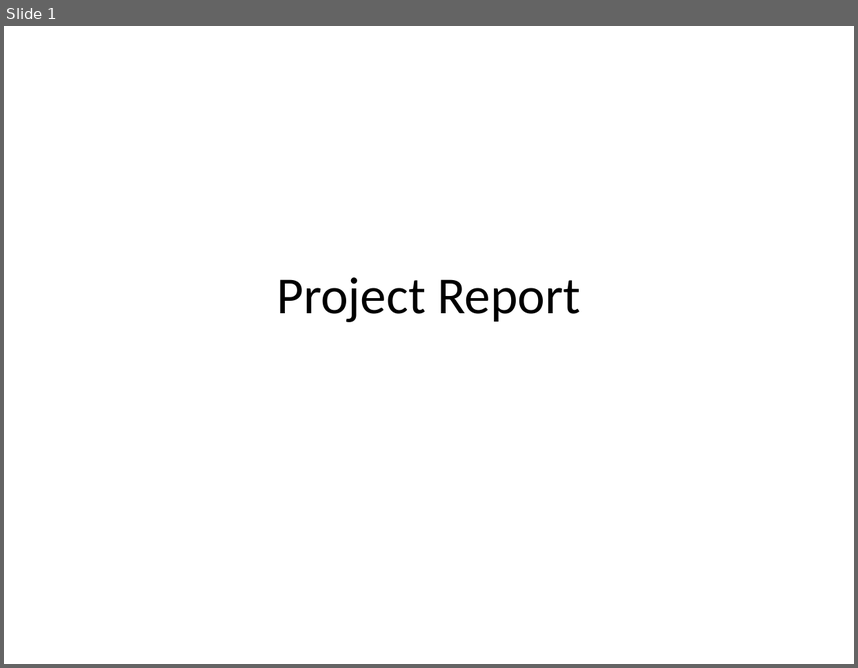
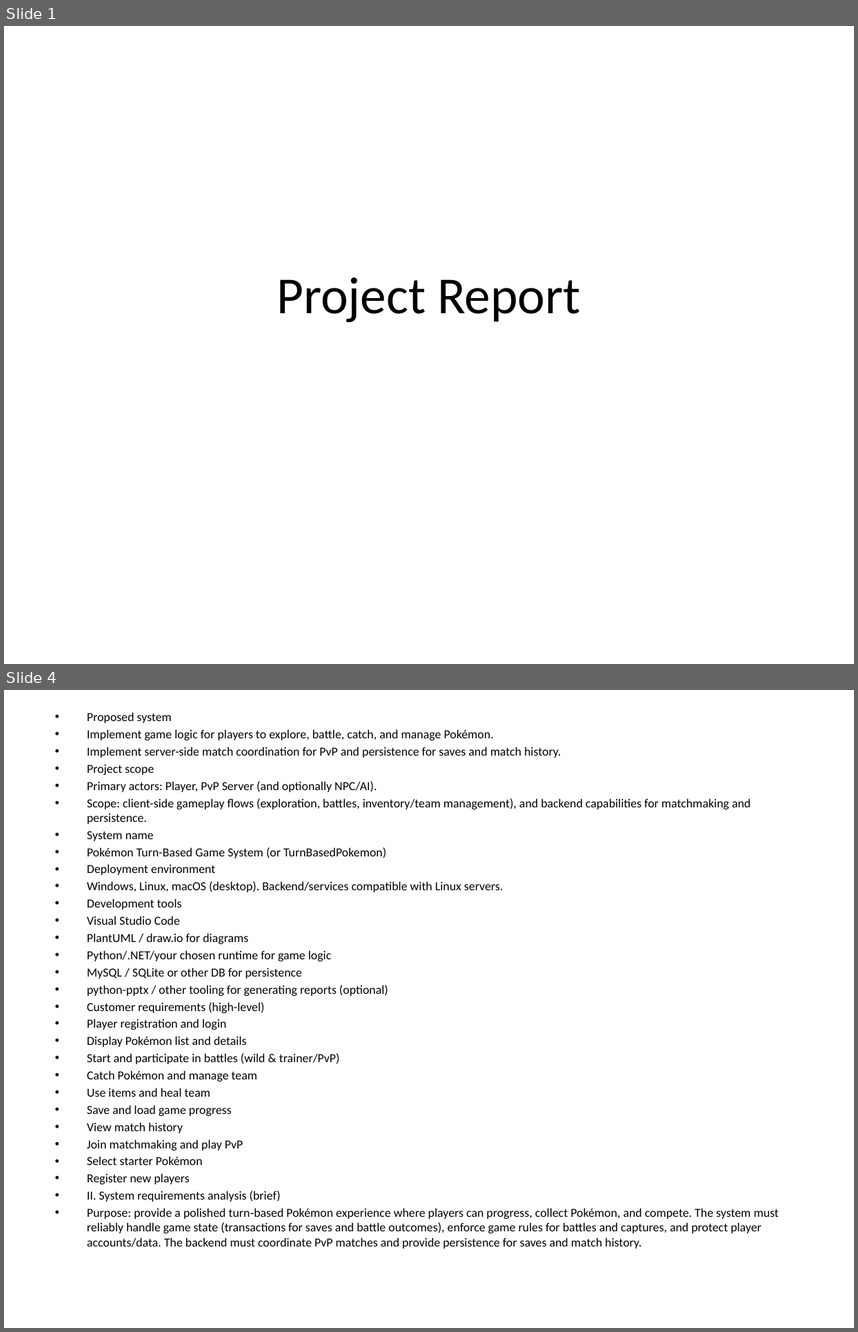
Before and after one commit to devKasumi/PokemonConsole, a slide deck: TurnBasedPokemon/Pokemon_GameProject_Report_auto.pptx. Shown one above the other, each under a label of ours: slide 1 before the commit, slides 1 and 4 after it; the slides between them are not shown. The pictures are 858x668 and 858x1332 pixels, drawn with LibreOffice and Linux fonts; fonts in the diff are those of the drawing. Boxes give left, top, right and bottom in pixels: in the first picture for what was removed or moved away, otherwise in the second. Text is boxed around its words. In the diff, an @@ line names an element or a change of style, - is before the commit and + after.

```diff
--- a/TurnBasedPokemon/Pokemon_GameProject_Report_auto.pptx
+++ b/TurnBasedPokemon/Pokemon_GameProject_Report_auto.pptx
@@ slide 4 added at [4,690,854,1328], background #FFFFFF @@
@@ text added at [87,712,779,1248], 10.4 pt, text #000000 @@
+• Proposed system
+• Implement game logic for players to explore, battle, catch, and manage Pokémon.
+• Implement server-side match coordination for PvP and persistence for saves and match history.
+• Project scope
+• Primary actors: Player, PvP Server (and optionally NPC/AI).
+• Scope: client-side gameplay flows (exploration, battles, inventory/team management), and backend capabilities for matchmaking and persistence.
+• System name
+• Pokémon Turn-Based Game System (or TurnBasedPokemon)
+• Deployment environment
+• Windows, Linux, macOS (desktop). Backend/services compatible with Linux servers.
+• Development tools
+• Visual Studio Code
+• PlantUML / draw.io for diagrams
+• Python/.NET/your chosen runtime for game logic
+• MySQL / SQLite or other DB for persistence
+• python-pptx / other tooling for generating reports (optional)
+• Customer requirements (high-level)
+• Player registration and login
+• Display Pokémon list and details
+• Start and participate in battles (wild & trainer/PvP)
+• Catch Pokémon and manage team
+• Use items and heal team
+• Save and load game progress
+• View match history
+• Join matchmaking and play PvP
+• Select starter Pokémon
+• Register new players
+• II. System requirements analysis (brief)
+• Purpose: provide a polished turn‑based Pokémon experience where players can progress, collect Pokémon, and compete. The system must reliably handle game state (transactions for saves and battle outcomes), enforce game rules for battles and captures, and protect player accounts/data. The backend must coordinate PvP matches and provide persistence for saves and match history.
```
Also in this commit, not shown: 1 slide changed, 1 other slide added, 22 other files.
